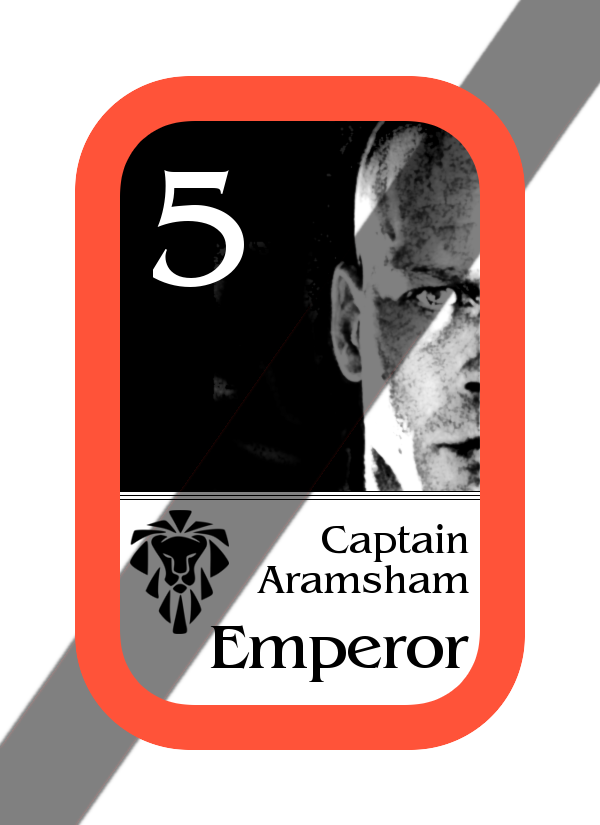
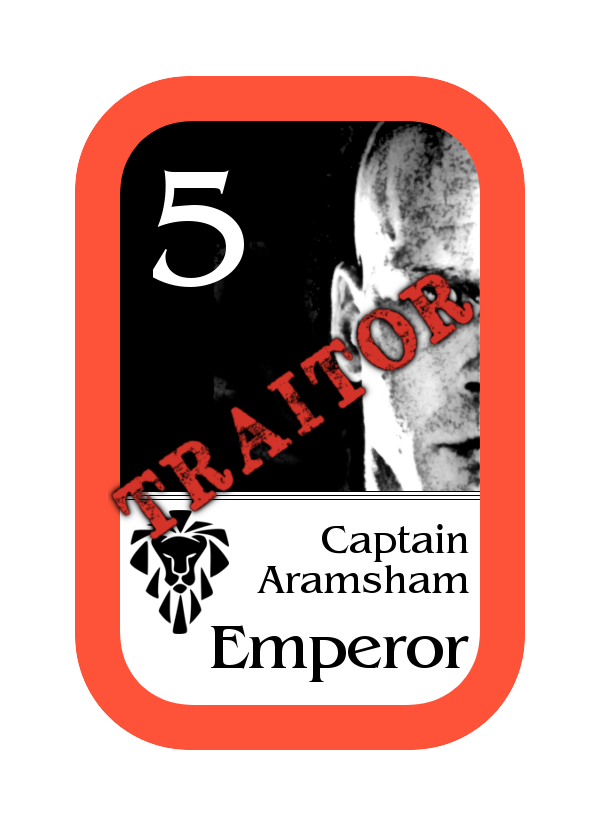
Layers edited between the first and the second 600 x 825 image:
added group "traitor group copy" with 3 layers above "rectangle" over <box>108,262,482,551</box>
added layer "TRAITOR rotated" in group "traitor group copy" over <box>111,272,475,541</box>
added layer "TRAITOR rotated, shadow #1" in group "traitor group copy" over <box>108,262,482,551</box>
hid "sash" over <box>0,0,600,825</box>
